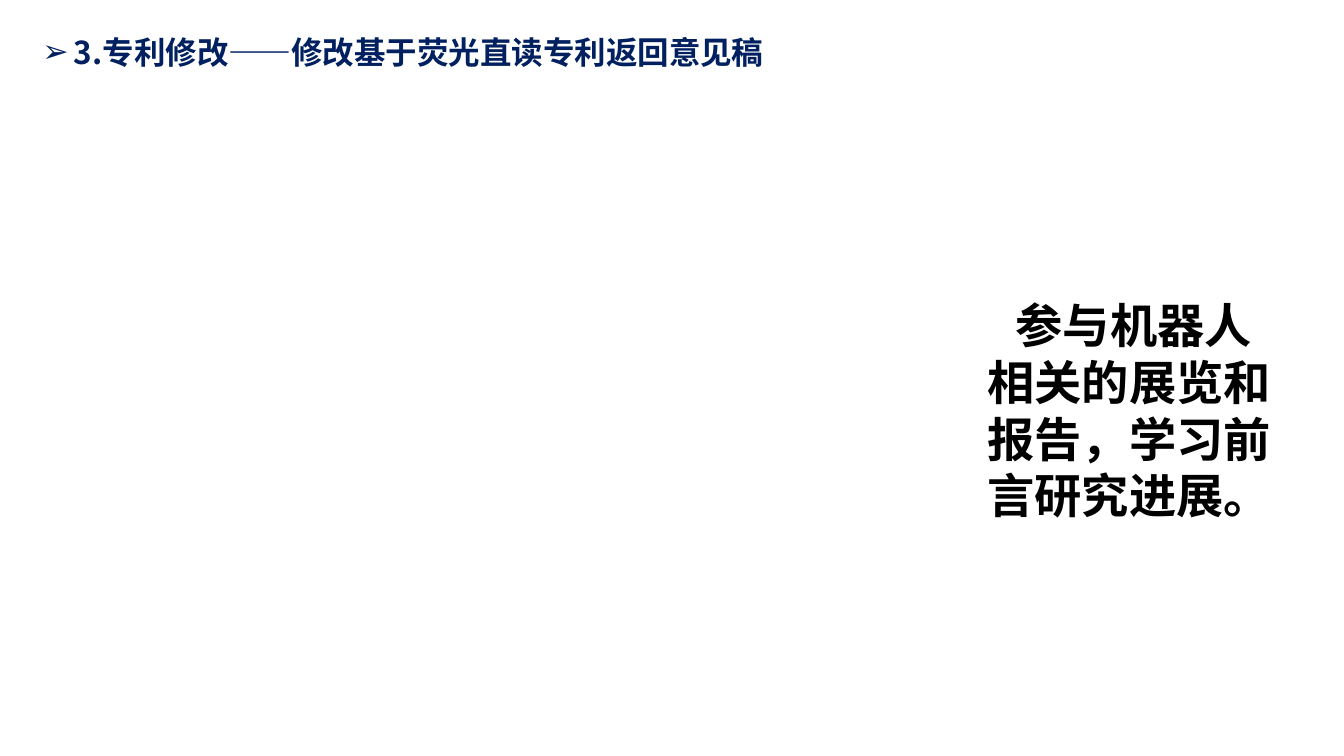
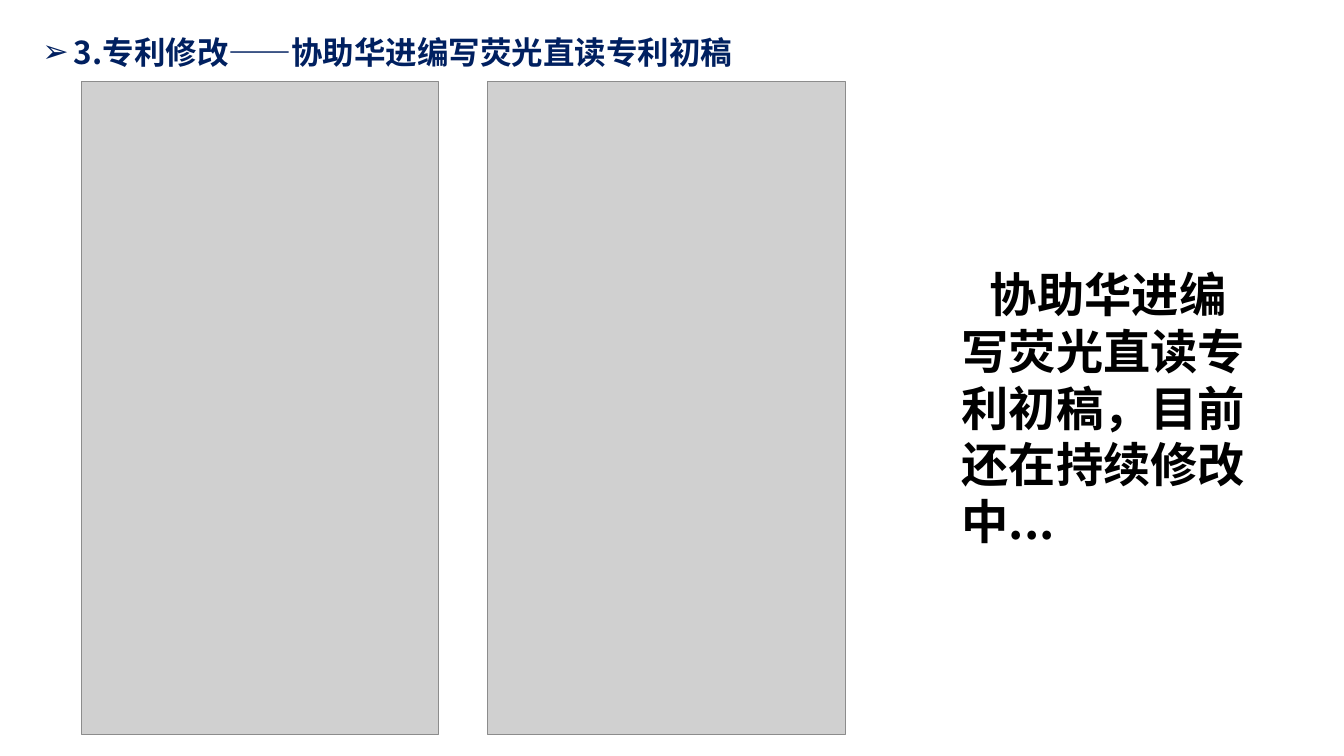
Before and after one commit to Humble-Engineer/Reports, a slide deck: slide 4 of 2024年/周报20241227.pptx. Drawn at 1344x756 pixels with LibreOffice and Linux fonts; fonts in the diff are those of the drawing; grey boxes stand for pictures. Boxes give left, top, right and bottom in pixels: in the first picture for what was removed or moved away, otherwise in the second. Text is boxed around its words. In the diff, an @@ line names an element or a change of style, - is before the commit and + after.

```diff
--- a/2024年/周报20241227.pptx
+++ b/2024年/周报20241227.pptx
@@ text at [74,37,732,67]: text changed @@
-➢ 3.专利修改——修改基于荧光直读专利返回意见稿
+➢ 3.专利修改——协助华进编写荧光直读专利初稿
@@ picture added at [81,82,438,734] @@
@@ picture added at [487,82,845,734] @@
@@ text at [962,271,1246,544]: text changed @@
-参与机器人相关的展览和报告，学习前言研究进展。
+协助华进编写荧光直读专利初稿，目前还在持续修改中...
```
Also in this commit, not shown: 3 other slides changed.
